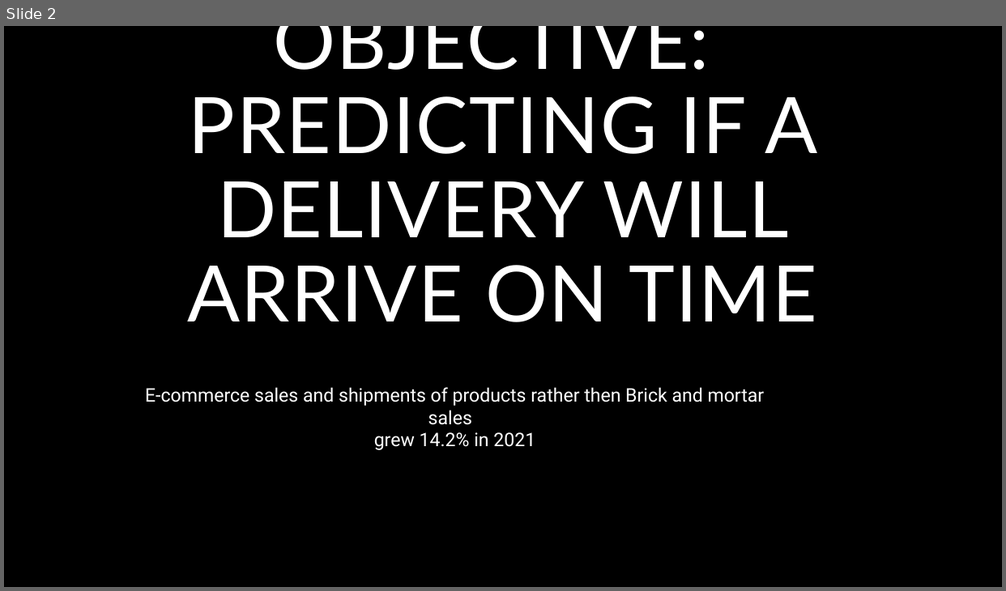
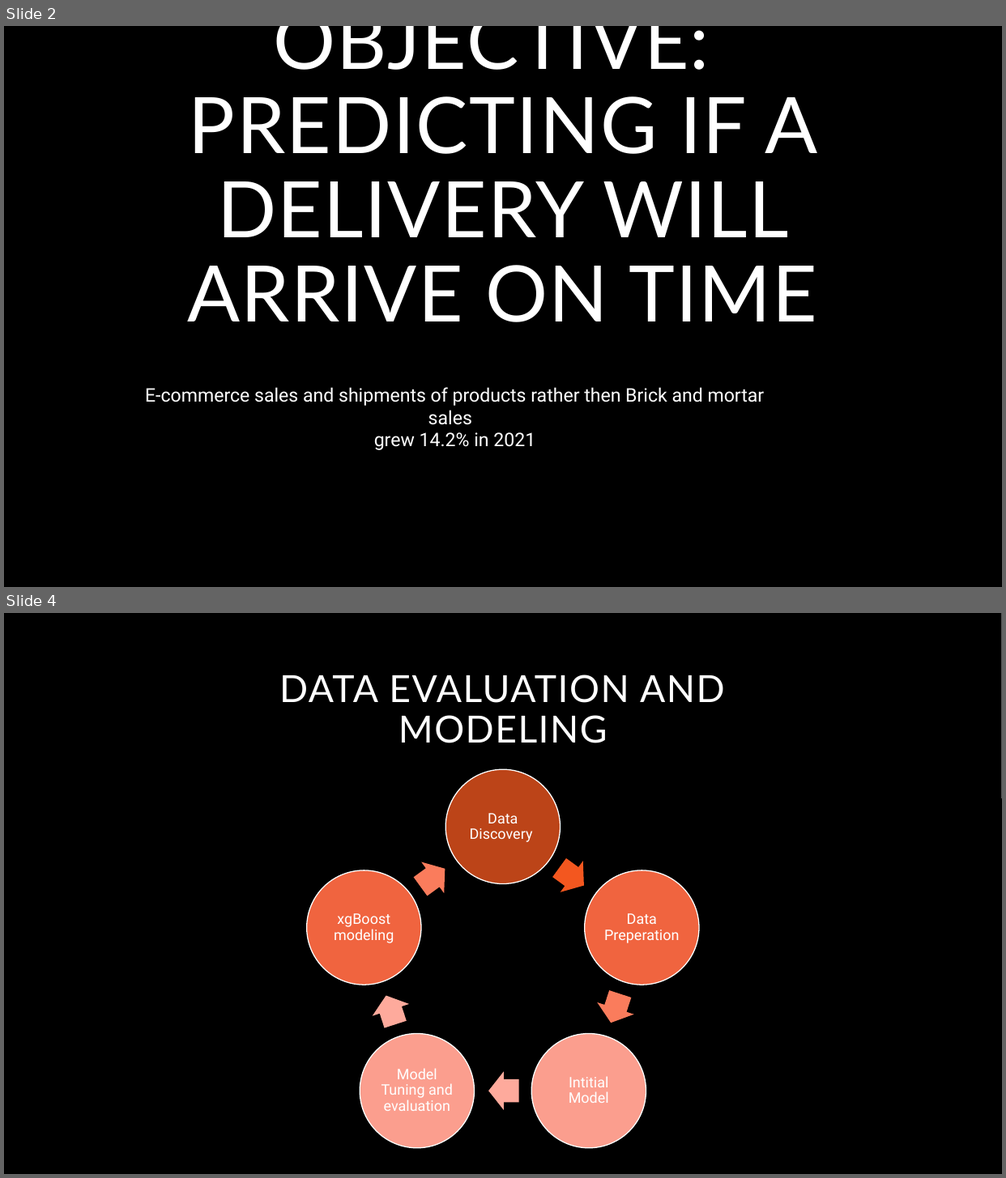
Before and after one commit to jaymhart76/e_commerce_classification_project, a slide deck: E-commerce_project.pptx. Shown one above the other, each under a label of ours: slide 2 before the commit, slides 2 and 4 after it; the slides between them are not shown. The pictures are 1006x591 and 1006x1178 pixels, drawn with LibreOffice and Linux fonts; fonts in the diff are those of the drawing; background and template pictures are left out. Boxes give left, top, right and bottom in pixels: in the first picture for what was removed or moved away, otherwise in the second. Text is boxed around its words. In the diff, an @@ line names an element or a change of style, - is before the commit and + after.

```diff
--- a/E-commerce_project.pptx
+++ b/E-commerce_project.pptx
@@ slide 4 added at box(4, 613, 1002, 1174), background #000000; not listed: 1 template element that a slide beside it also shows @@
@@ rectangle added at box(4, 613, 1002, 1174), fill #000000 @@
@@ rectangle added at box(4, 613, 503, 1174), fill #000000 @@
@@ title added at box(279, 675, 725, 743), 36 pt, text #FFFFFF @@
+DATA EVALUATION AND MODELING
@@ group added at box(306, 769, 700, 1148): 5 ellipses, 5 texts, 5 right arrows @@
+Data Discovery
+Data Preperation
+Intitial Model
+Model Tuning and evaluation
+xgBoost modeling
```
Also in this commit, not shown: 6 slides changed, 1 other slide added, 1 slide removed.
